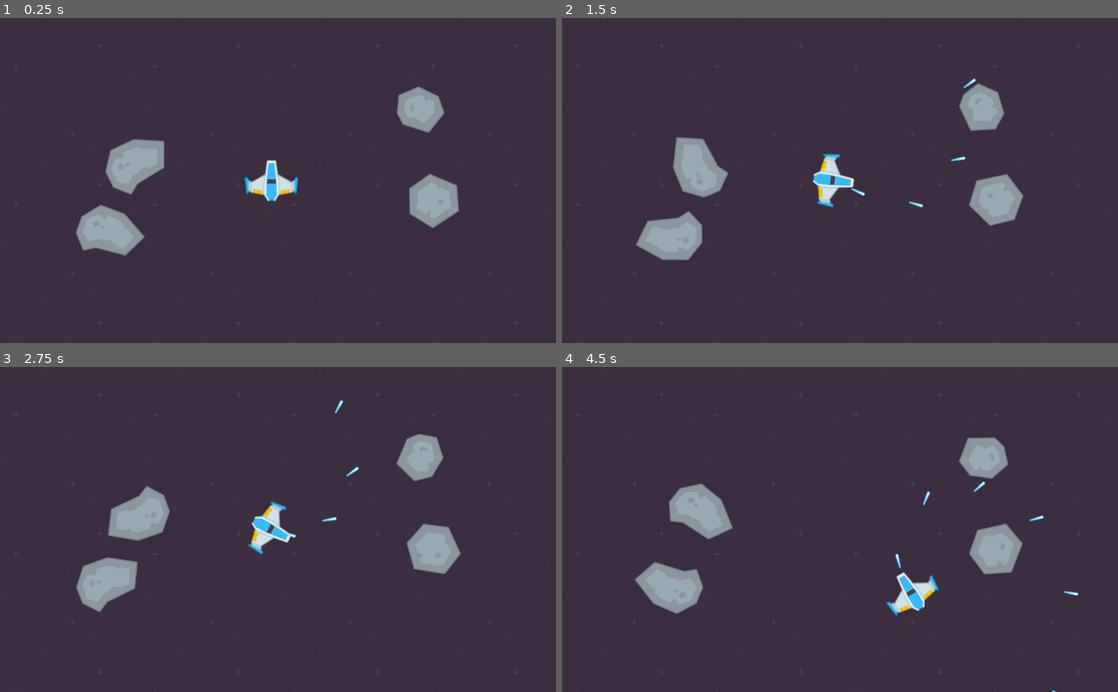
Above: before the commit, frames 1-4 (two rows, left to right).
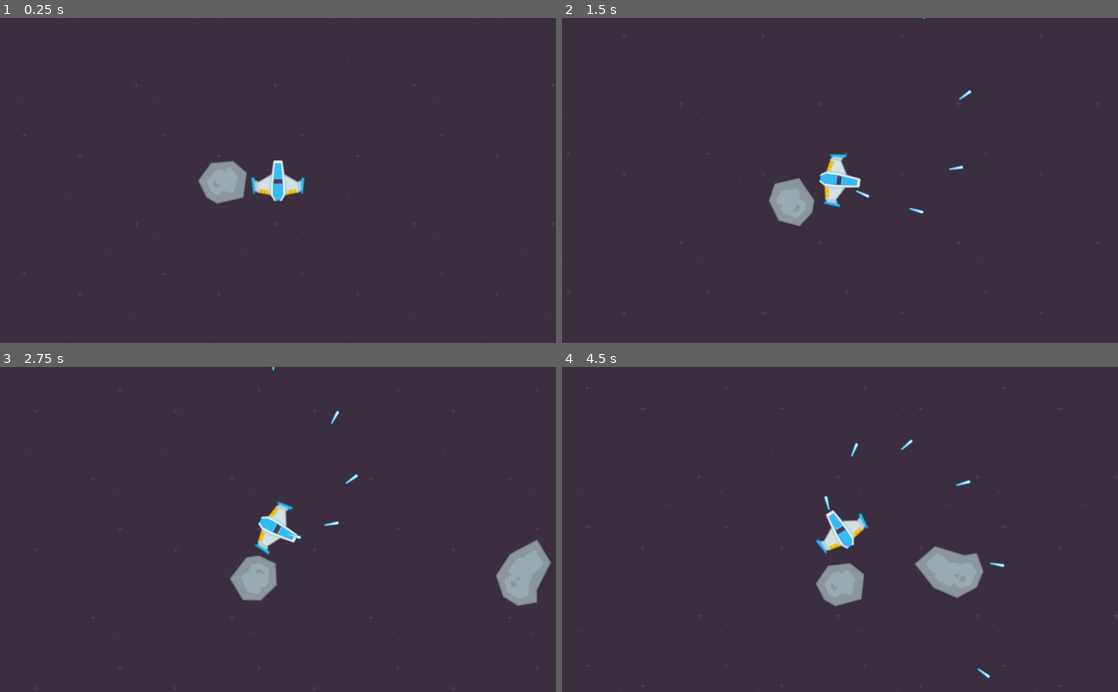
Above: after the commit, the same moments.

Repository: 3deric/GodotAsteroids
Game: Godot game, scene res://Scene/Asteroids.tscn
Same seed, same stepped clock (60 frames per second), same inputs: the game is played once before the commit and once after it.
Inputs:
- Up to frame 1 (0.25 s): no input
- Up to frame 2 (1.5 s): hold Right (MovementRight) 0.53-1.28 s; hold Space (Shoot) 0.53-1.28 s; hold Left (MovementLeft) from 1.28 s (still down); tap Space (Shoot) at 1.35 s
- Up to frame 3 (2.75 s): release Left (MovementLeft) at 2.03 s; hold Right (MovementRight) from 2.03 s (still down); hold Space (Shoot) from 2.03 s (still down)
- Up to frame 4 (4.5 s): release Right (MovementRight) at 2.78 s; release Space (Shoot) at 2.78 s; hold Up (MovementAccelerate) 2.78-3.53 s; tap Space (Shoot) at 2.85, 4.35 s; hold Space (Shoot) 3.53-4.28 s; hold Left (MovementLeft) from 3.53 s (still down)

The runs differ from the first frame. In frame 1, 6.1% of the frame differs, in the area x 2-100%, y 8-95%; in frame 2, 6.3%; in frame 3, 7.6%; in frame 4, 8.1%, in the area x 2-100%, y 6-100%.

Commit message:
Deleted legacy player controller, added basic asteroid spawn behaviour

Diff:
--- a/Scene/Asteroids.tscn
+++ b/Scene/Asteroids.tscn
@@ -4,16 +4,21 @@
 [ext_resource path="res://Sprites/fire10.png" type="Texture" id=2]
 [ext_resource path="res://Sprites/darkPurple.png" type="Texture" id=3]
 [ext_resource path="res://Sprites/playerShip1_blue.png" type="Texture" id=4]
-[ext_resource path="res://Prefabs/Asteroid.tscn" type="PackedScene" id=5]
+[ext_resource path="res://Scripts/Game.gd" type="Script" id=5]
 
 [sub_resource type="CircleShape2D" id=1]
 radius = 49.0102
 
 [node name="Scene" type="Node2D"]
+script = ExtResource( 5 )
 
 [node name="TextureRect" type="TextureRect" parent="."]
-margin_right = 1024.0
-margin_bottom = 600.0
+margin_left = -5000.0
+margin_top = -5000.0
+margin_right = 5000.0
+margin_bottom = 5000.0
+size_flags_horizontal = 3
+size_flags_vertical = 3
 texture = ExtResource( 3 )
 stretch_mode = 2
 __meta__ = {
@@ -21,8 +26,10 @@
 }
 
 [node name="Player" type="RigidBody2D" parent="."]
-position = Vector2( 500, 300 )
 script = ExtResource( 1 )
+
+[node name="Camera2D" type="Camera2D" parent="Player"]
+current = true
 
 [node name="CollisionShape2D" type="CollisionShape2D" parent="Player"]
 shape = SubResource( 1 )
@@ -35,15 +42,3 @@
 texture = ExtResource( 2 )
 centered = false
 offset = Vector2( -8, 0 )
-
-[node name="Asteroid" parent="." instance=ExtResource( 5 )]
-position = Vector2( 253, 272 )
-
-[node name="Asteroid2" parent="." instance=ExtResource( 5 )]
-position = Vector2( 775, 168 )
-
-[node name="Asteroid3" parent="." instance=ExtResource( 5 )]
-position = Vector2( 200, 400 )
-
-[node name="Asteroid4" parent="." instance=ExtResource( 5 )]
-position = Vector2( 799, 336 )
--- a/Scripts/Asteroids.gd
+++ b/Scripts/Asteroids.gd
@@ -5,9 +5,15 @@
 
 func _ready():
 	angular_damp = 0.0
+	randomize()
+
+	set_process(true)
+
+func initialize(pos, dir):
+	randomize()
 	var sprite = get_node("Sprite")
-	randomize()
 	var random = randi()%3+1
 	sprite.texture = sprites[random]
 	angular_velocity = rand_range(-maxAngularVel, maxAngularVel)
-	set_process(true)
+	self.position = pos
+	applied_force = -dir * rand_range(100.0, 500.0)
--- /dev/null
+++ b/Scripts/Game.gd
@@ -0,0 +1,34 @@
+extends Node
+
+var asteroid = preload("res://Prefabs/Asteroid.tscn")
+
+export var asteroidSpawnTime = 2.0
+export var maxAsteroids = 5
+
+var player
+var asteroids = []
+var asteroidCooldown = 0.0
+var viewportSize= Vector2(0.0, 0.0)
+
+func _ready():
+	player = get_node("Player")
+	viewportSize = get_viewport().get_visible_rect().size
+	print(viewportSize)
+	set_process(true)
+
+func _physics_process(delta):
+	spawnAsteroids(delta)
+
+func spawnAsteroids(delta):
+	if(asteroidCooldown > 0):
+		asteroidCooldown-=delta
+
+	if(asteroidCooldown < 0.1):
+		var a = asteroid.instance()
+		self.add_child(a)
+		randomize()
+		var posX = rand_range(-viewportSize.x / 2 * 1.2, viewportSize.x/2 *1.2)
+		var pos = Vector2(posX, 0.0)
+		var dir = (pos - player.position).normalized()
+		a.initialize(pos, dir)
+		asteroidCooldown = asteroidSpawnTime
--- a/Scripts/Player.gd
+++ /dev/null
@@ -1,53 +0,0 @@
-extends Node2D
-
-
-
-const acc_multi = .05
-const rot_multi = .05
-
-var dir = Vector2(0.0, 1.0)
-var force = Vector2(0.0, 0.0)
-var rot = 0
-var pos = Vector2(0.0, 0.0)
-var speed = 0
-var exhaustScale = 0
-
-var exhaust
-
-func _ready():
-	exhaust = get_node("Exhaust")
-	set_process(true)
-
-
-func _process(delta):
-	pos = self.position
-	rot = self.rotation
-
-	var exhaustGoal = 0.0
-	dir = Vector2(cos(rot - 3.14/2), sin(rot - 3.14/2))
-
-
-
-	if(Input.is_action_pressed("MovementAccelerate")):
-		print("accelerate")
-		force+= dir * acc_multi
-		exhaustGoal = 1.0
-	else:
-		exhaustGoal = 0.0
-
-	if(Input.is_action_pressed("MovementLeft")):
-		print("left")
-		rot-=1 * rot_multi
-
-	if(Input.is_action_pressed("MovementRight")):
-		print("right")
-		rot+=1 * rot_multi
-
-	self.position+= force
-	self.rotation = rot
-
-	exhaustScale = lerp(exhaustScale, exhaustGoal, delta * 10.0)
-
-	exhaust.scale = Vector2(1.0 ,exhaustScale)
-
-	print(dir)
